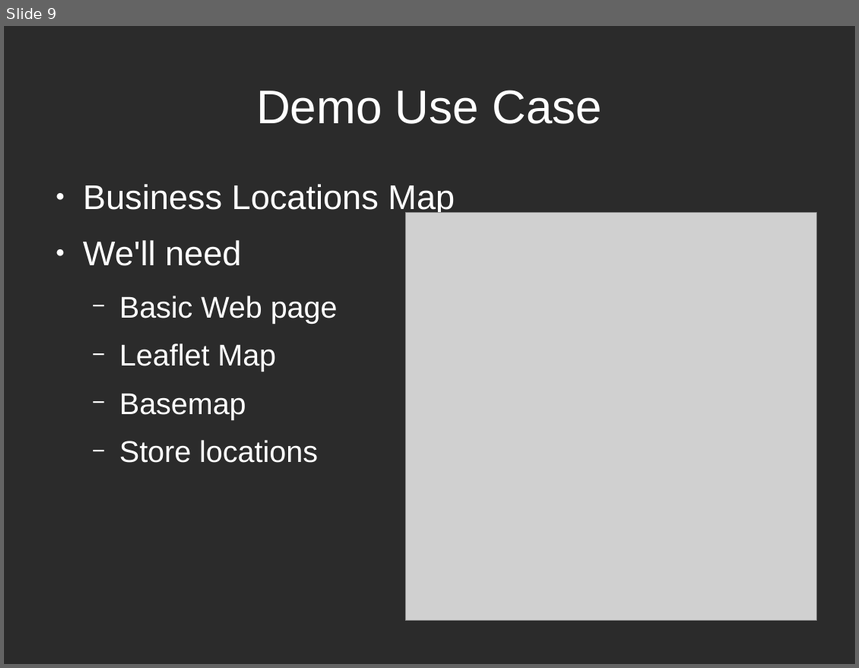
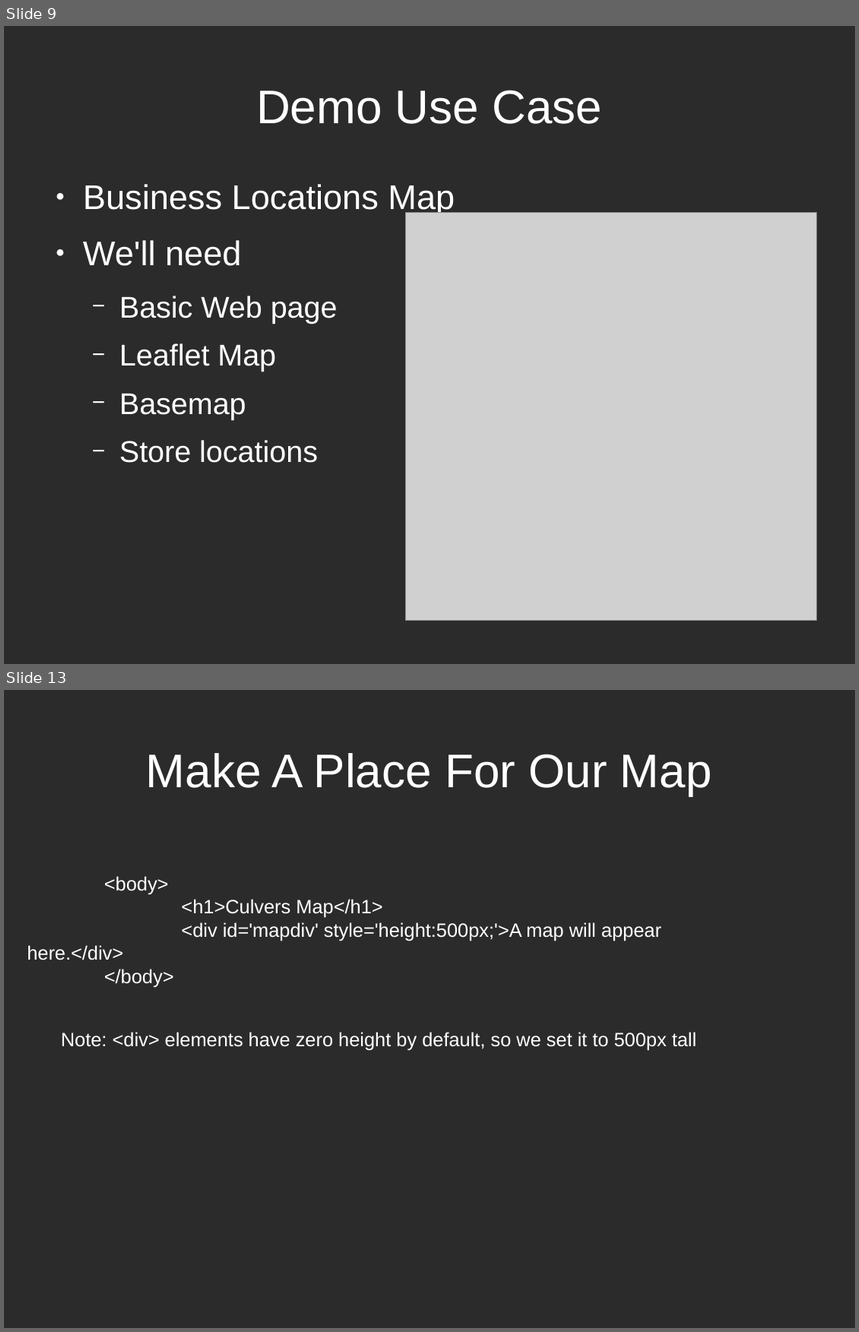
Before and after one commit to stuporglue/leaflet-crash-course, a slide deck: Presentation.odp. Shown one above the other, each under a label of ours: slide 9 before the commit, slides 9 and 13 after it; the slides between them are not shown. The pictures are 859x668 and 859x1332 pixels, drawn with LibreOffice and Linux fonts; fonts in the diff are those of the drawing; grey boxes stand for pictures; background and template pictures are left out; a plain dark background stands for a picture behind light text. Boxes give left, top, right and bottom in pixels: in the first picture for what was removed or moved away, otherwise in the second. Text is boxed around its words. In the diff, an @@ line names an element or a change of style, - is before the commit and + after.

```diff
--- a/Presentation.odp
+++ b/Presentation.odp
@@ slide 13 added at (4,690,855,1328), background picture (left out) @@
@@ title added at (146,753,712,796), 44 pt, text #FFFFFF @@
+Make A Place For Our Map
@@ text added at (27,876,661,961), 18 pt, text #FFFFFF @@
+<body>
+<h1>Culvers Map</h1>
+<div id='mapdiv' style='height:500px;'>A map will appear here.</div>
+</body>
@@ text added at (61,1032,696,1050), 18 pt, text #FFFFFF @@
+Note: <div> elements have zero height by default, so we set it to 500px tall
```
Also in this commit, not shown: 2 slides changed, 21 other slides added, 1 slide removed.
